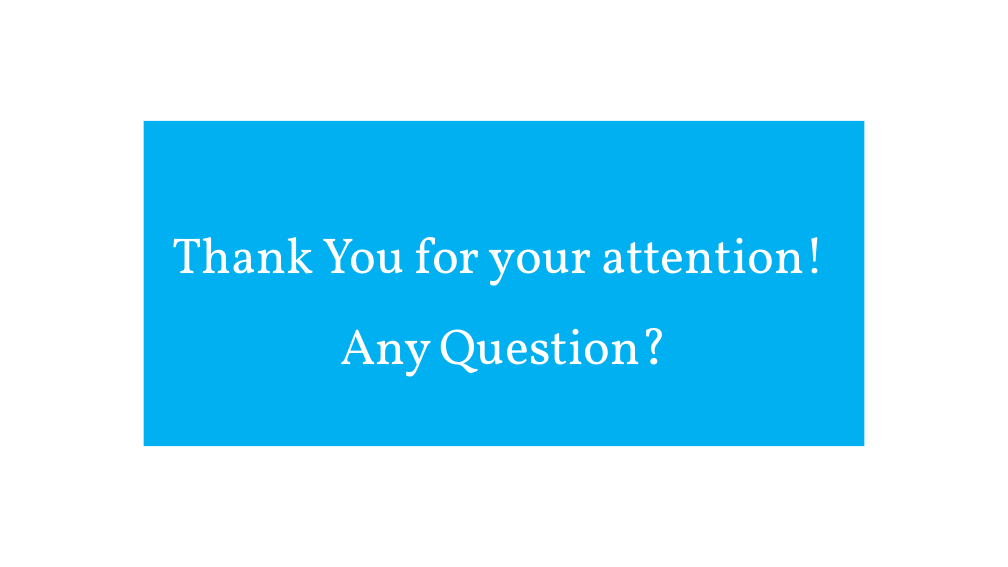
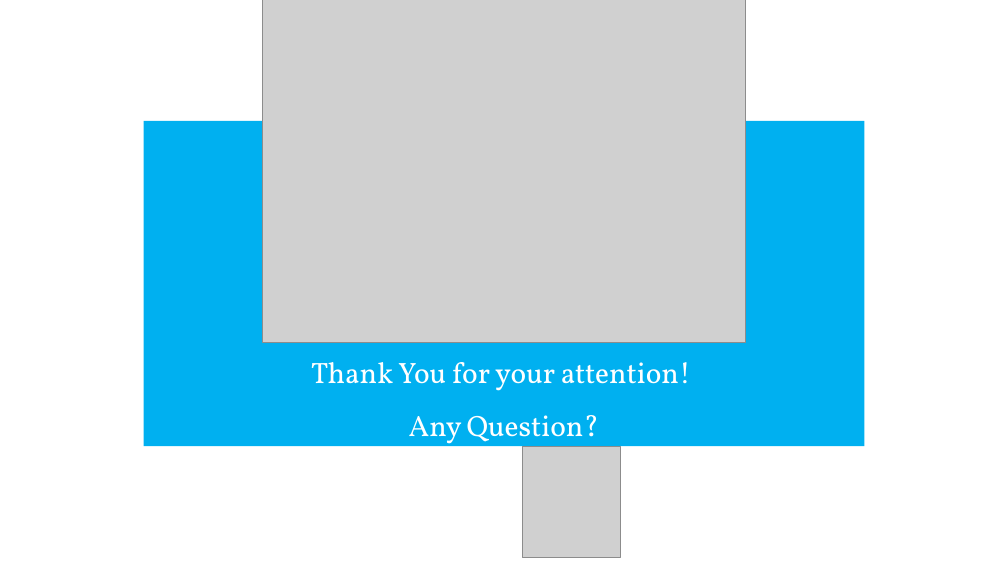
Before and after one commit to meteoNL/CloudParcelModel_SOACproject, a slide deck: slide 18 of presentation.pptx. Drawn at 1008x567 pixels with LibreOffice and Linux fonts; fonts in the diff are those of the drawing; grey boxes stand for pictures. Boxes give left, top, right and bottom in pixels: in the first picture for what was removed or moved away, otherwise in the second. Text is boxed around its words. In the diff, an @@ line names an element or a change of style, - is before the commit and + after.

```diff
--- a/presentation.pptx
+++ b/presentation.pptx
@@ picture added at (x1=262, y1=0, x2=746, y2=343) @@
@@ title "Thank You for your attention! ..." at (x1=144, y1=121, x2=864, y2=446): size 48 to 28 pt; vertical alignment middle to bottom @@
@@ picture added at (x1=523, y1=446, x2=621, y2=557) @@
```
Also in this commit, not shown: 7 other slides changed.
